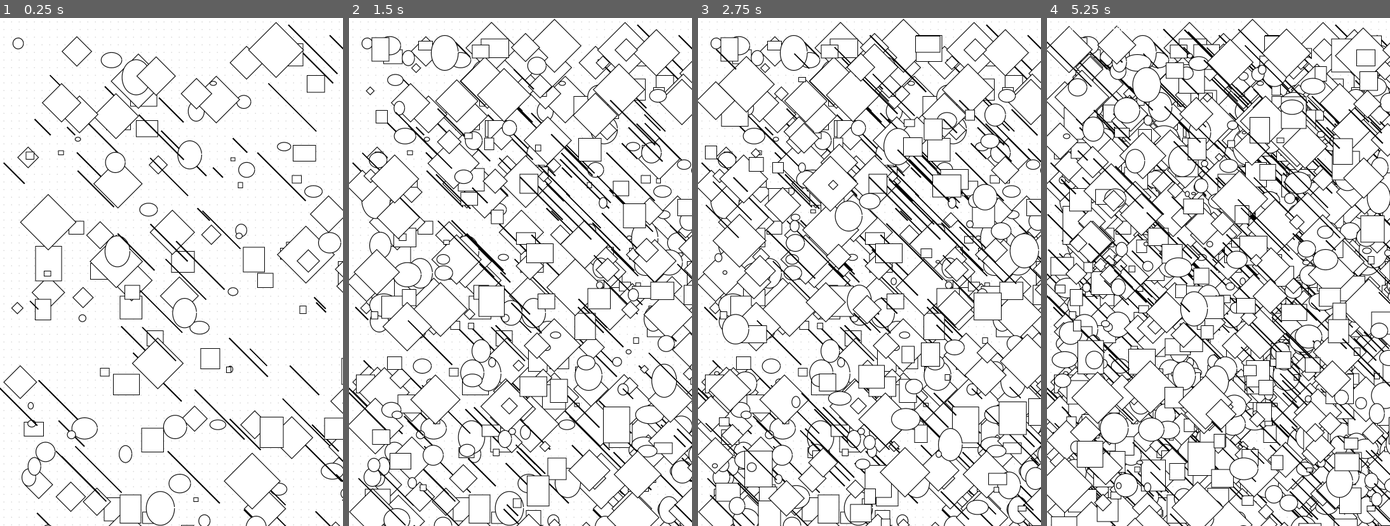
Above: before the commit, frames 1-4 (left to right).
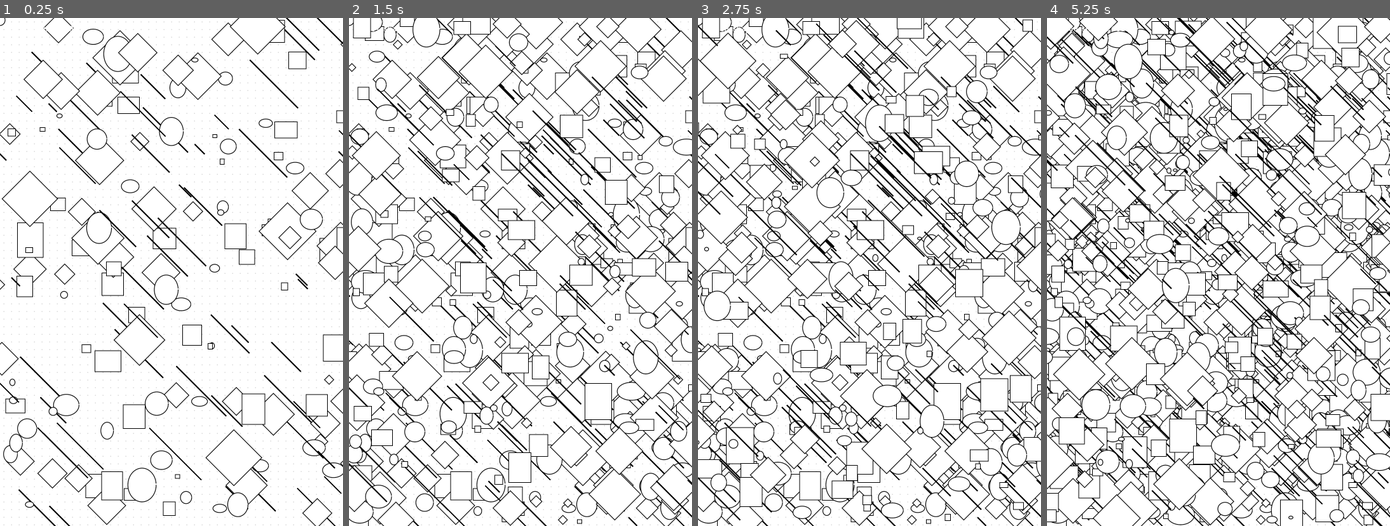
Above: after the commit, the same moments.

Repository: apexmiguel9-hub/vektra
Game: Godot game, scene res://stress/stress_scene.tscn
The game is run twice, just before and just after one commit, with the same random seed, the same clock (stepped at 60 frames per second) and the same inputs. This scene is started directly instead of the project's main scene.
Inputs (mouse positions are in pixels of both pictures, inside the frame that each line leads up to):
- Up to frame 1 (0.25 s): no input
- Up to frame 2 (1.5 s): tap Enter at 0.5 s; move the mouse to (503, 373) at 0.52 s; click (503, 373) at 0.67 s; tap Space at 1.25 s; drag from (623, 348) to (503, 373) at 1.27 s
- Up to frame 3 (2.75 s): tap Enter at 2 s; move the mouse to (766, 195) at 2.02 s; click (766, 195) at 2.17 s
- Up to frame 4 (5.25 s): tap Space at 2.75, 4.25 s; drag from (1235, 272) to (1115, 195) at 2.77 s; tap Enter at 3.5 s; move the mouse to (1167, 145) at 3.52 s; click (1167, 145) at 3.67 s; drag from (1293, 246) to (1167, 145) at 4.27 s; move the mouse to (1149, 297) at 5.02 s; click (1149, 297) at 5.17 s

The runs differ from the first frame. In frame 1, 13% of the frame differs, in the area x 0-100%, y 0-100%; in frame 2, 27%; in frame 3, 31%; in frame 4, 38%.

Commit message:
Fase 1: fix zoom de figuras (componer transform del contenido con el de la figura)

Diff:
--- a/shell/canvas_view.gd
+++ b/shell/canvas_view.gd
@@ -44,10 +44,10 @@
 	_draw_background()
 	if document == null:
 		return
-	draw_set_transform(_content_offset, 0.0, Vector2(_zoom, _zoom))
+	var content := Transform2D(0.0, Vector2(_zoom, _zoom), 0.0, _content_offset)
 	for s in document.shapes:
-		_draw_shape(s)
-	draw_set_transform(Vector2.ZERO, 0.0, Vector2.ONE)
+		_draw_shape(s, content)
+	draw_set_transform_matrix(Transform2D.IDENTITY)
 
 
 func _draw_background() -> void:
@@ -119,19 +119,21 @@
 	queue_redraw()
 
 
-func _draw_shape(s: Shape) -> void:
+func _draw_shape(s: Shape, content: Transform2D) -> void:
 	if not s.visible:
 		return
 	match s.type:
 		Shape.Type.RECT:
-			draw_set_transform(s.position, deg_to_rad(s.rotation_deg), s.scale)
+			draw_set_transform_matrix(content * Transform2D(deg_to_rad(s.rotation_deg), s.scale, 0.0, s.position))
 			draw_rect(Rect2(-s.size * 0.5, s.size), s.fill)
 			draw_rect(Rect2(-s.size * 0.5, s.size), s.stroke, false, s.stroke_width)
 		Shape.Type.ELLIPSE:
-			_draw_ellipse(s)
+			_draw_ellipse(s, content)
 		Shape.Type.LINE:
+			draw_set_transform_matrix(content)
 			draw_line(s.line_a, s.line_b, s.stroke, s.stroke_width)
 		Shape.Type.PATH:
+			draw_set_transform_matrix(content)
 			var poly: PackedVector2Array = s.get_flattened_polyline()
 			if poly.size() >= 2:
 				if s.closed and poly.size() >= 3:
@@ -139,17 +141,15 @@
 					draw_polyline(poly, s.stroke, s.stroke_width, true)
 				else:
 					draw_polyline(poly, s.stroke, s.stroke_width, false)
-	draw_set_transform(Vector2.ZERO, 0.0, Vector2.ONE)
 
 
-func _draw_ellipse(s: Shape) -> void:
+func _draw_ellipse(s: Shape, content: Transform2D) -> void:
 	var steps := 64
 	var r := s.size * 0.5
 	var pts := PackedVector2Array()
 	for i in range(steps):
 		var ang := TAU * float(i) / float(steps)
 		pts.append(Vector2(cos(ang) * r.x, sin(ang) * r.y))
-	draw_set_transform(s.position, deg_to_rad(s.rotation_deg), s.scale)
+	draw_set_transform_matrix(content * Transform2D(deg_to_rad(s.rotation_deg), s.scale, 0.0, s.position))
 	draw_colored_polygon(pts, s.fill)
 	draw_polyline(pts, s.stroke, s.stroke_width, true)
-	draw_set_transform(Vector2.ZERO, 0.0, Vector2.ONE)
